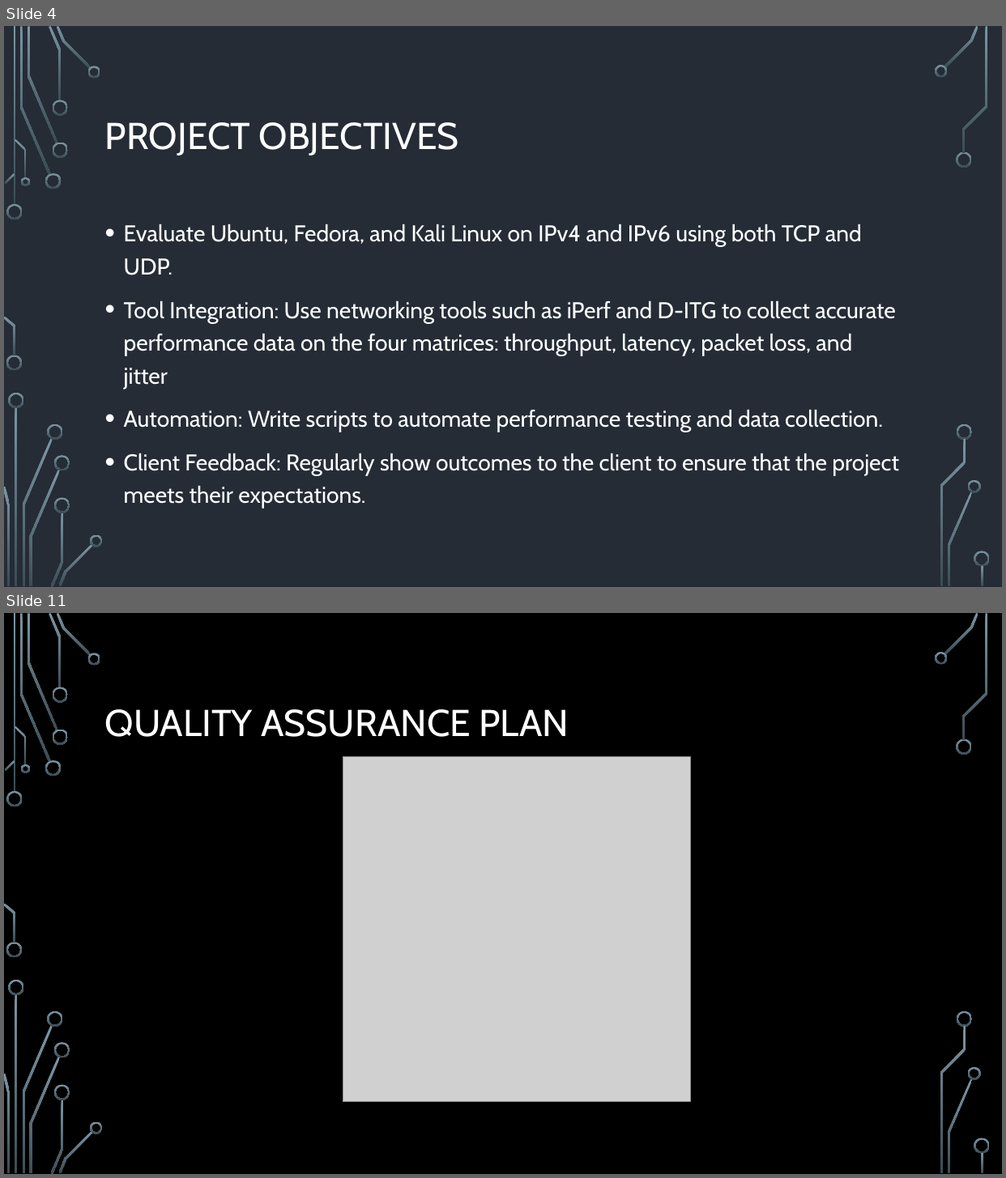
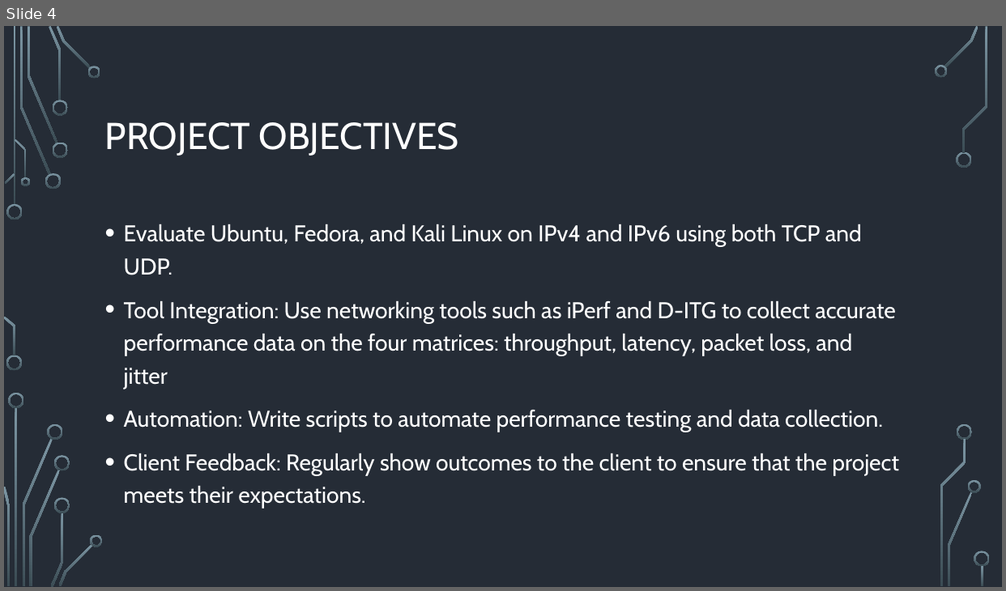
Before and after one commit to Linux-Network-Performance-Evaluation/Portfolio, a slide deck: 02-Planning-and-Control/Proposal/Proposal-Presentation/Version-History/First Draft Powerpoint.pptx. Shown one above the other, each under a label of ours: slides 4 and 11 before the commit, slide 4 after it; the slides between them are not shown. The pictures are 1006x1178 and 1006x591 pixels, drawn with LibreOffice and Linux fonts; fonts in the diff are those of the drawing; grey boxes stand for pictures; background and template pictures are left out. Boxes give left, top, right and bottom in pixels: in the first picture for what was removed or moved away, otherwise in the second. Text is boxed around its words. In the diff, an @@ line names an element or a change of style, - is before the commit and + after.

```diff
--- a/02-Planning-and-Control/Proposal/Proposal-Presentation/Version-History/First Draft Powerpoint.pptx
+++ b/02-Planning-and-Control/Proposal/Proposal-Presentation/Version-History/First Draft Powerpoint.pptx
@@ slide 11 removed at (4, 613, 1002, 1174), background picture (left out); not listed: 36 template elements that a slide beside it also shows @@
@@ title removed at (105, 709, 569, 737) @@
-QUALITY ASSURANCE PLAN
@@ picture removed at (343, 756, 691, 1102) @@
```
Also in this commit, not shown: 5 slides changed, 5 slides added, 10 other slides removed, 8 other files.
